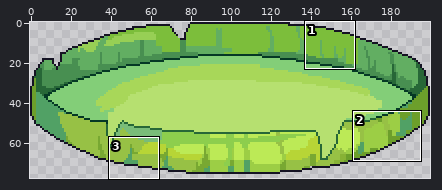
File history of a sprite sheet, images/lilypad.png. The picture above shows the old version from afar; the outline marks the close-up.
Close-up. First the earlier version:
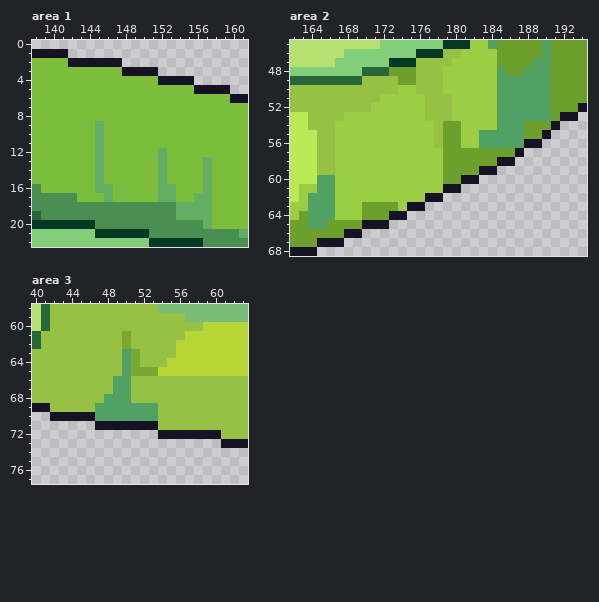
The file is 200x78 pixels. Shown: area 1: x 138..161, y 0..22; area 2: x 162..194, y 45..68; area 3: x 40..63, y 58..77. The commit also changed other parts of the picture, which this record leaves out.
And afterwards:
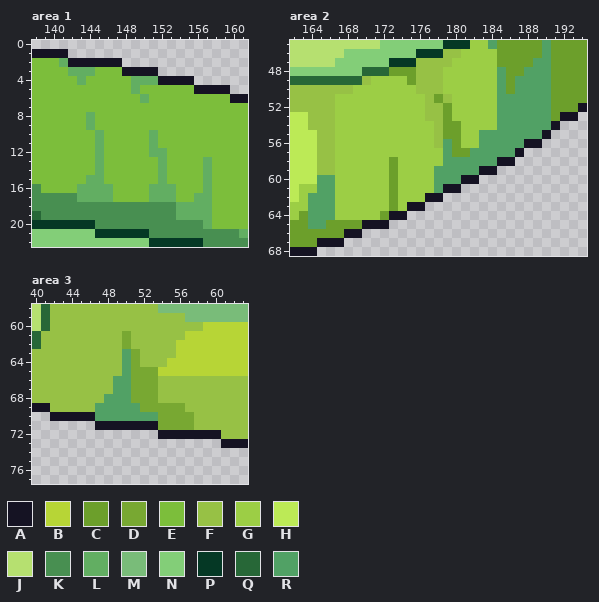
Palette (. is transparent): A #151323  B #b7d536  C #6c9f2b  D #78a832  E #7cbe3b  F #97c145  G #9cce45  H #bcea56  J #b6e070  K #488f51  L #62ae62  M #79bc79  N #83ce78  P #053825  Q #276737  R #51a165
Change:
Changed rows in their new state; - is an unchanged pixel.
Area 1:
first column x 141:
 2 L----------
 3 -LLL-------
 4 --L-----LLL
 5 --------L--
 6 ---------L-
 8 ---L-------
 9 ---LE------
10 ----------L
11 ----------L
12 ----------L
15 ---L-------
16 --LL------L
17 --LLL-----L
Area 2:
first column x 167:
49 ----GGGG-----------C----
50 --GGGGG------------C----
51 GGGGG------C------------
52 GGGG--------C-----------
53 G-----------C-----------
54 ---------------------RRR
55 ---------------------RR-
56 ------------R-----------
57 ------------R--RRRRR----
58 ------C-----RRRRRR------
59 ------C----RRRRR--------
60 ------C----RRR----------
61 ------C----R------------
62 ------C-----------------
63 ---GGG------------------
64 ---GG-------------------
Area 3:
first column x 51:
66 DDD----
67 DDD----
68 DDD----
69 -DDDDD-
70 ---DDDD
71 ---DDDD
Boxes around the changes in both close-ups, in picture pixels (x1, y1, x2, y2):
changed: (59, 58, 158, 202)
changed: (335, 76, 551, 220)
changed: (131, 376, 194, 430)
